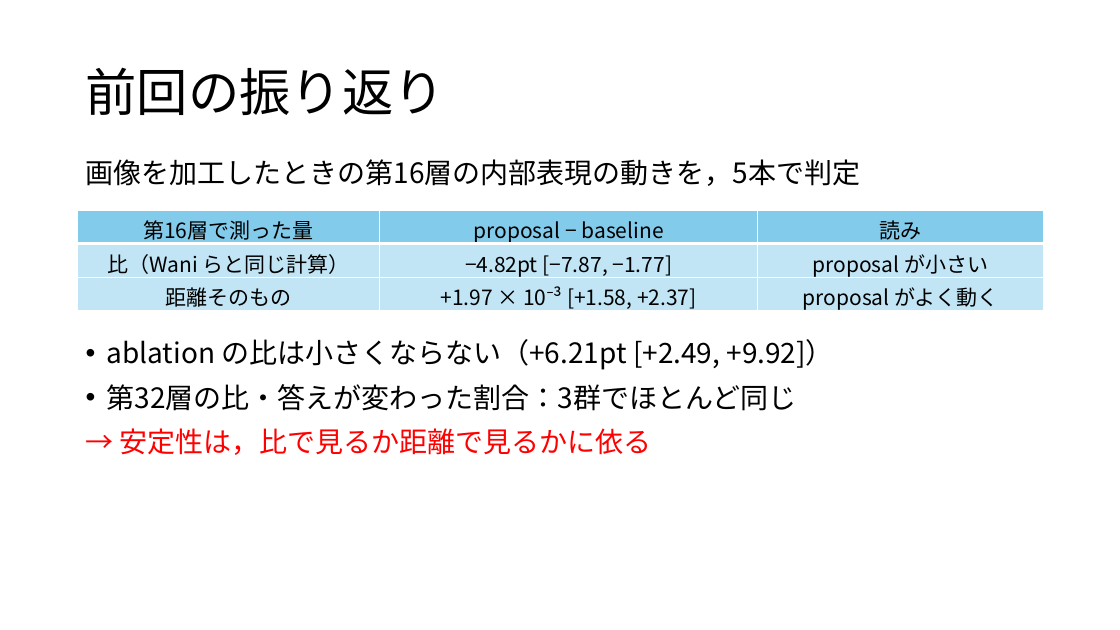
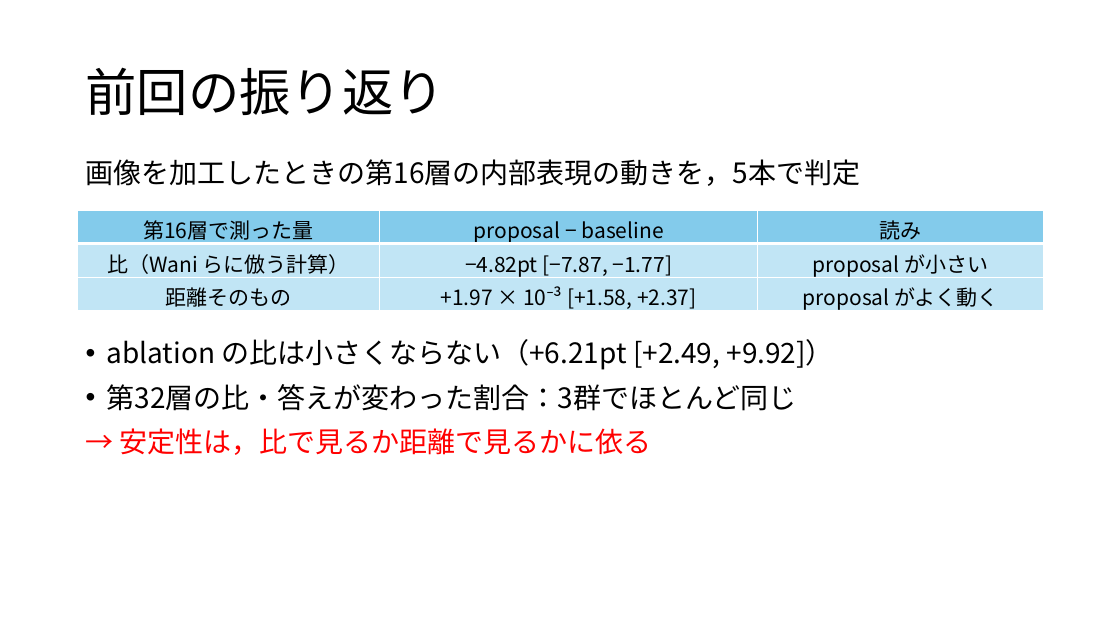
Before and after one commit to tomoking2004/cotar, a slide deck: slide 2 of presentations/20261113_進捗報告.pptx. Drawn at 1120x630 pixels with LibreOffice and Linux fonts; fonts in the diff are those of the drawing. Boxes give left, top, right and bottom in pixels: in the first picture for what was removed or moved away, otherwise in the second. Text is boxed around its words. In the diff, an @@ line names an element or a change of style, - is before the commit and + after.

Commit message:
docs: refresh the seminar deck with the poster sent on 13 November
- 進捗報告（11/13）：最後のスライドの画像を，11/13 に教授へ送ったポスターに差し替えた．前回の振り返りの表の「比（Wani らと同じ計算）」を「比（Wani らに倣う計算）」に直した——比の分母は Wani らの無関係な画像の対でなく，画像だけ替えたときの距離である
- principles.md：§1 の出典の例を同じく「Wani らに倣う計算」にした

```diff
--- a/presentations/20261113_進捗報告.pptx
+++ b/presentations/20261113_進捗報告.pptx
@@ table at [77,210,1044,314] @@
-row 2, column 1: 比（Wani らと同じ計算）
+row 2, column 1: 比（Wani らに倣う計算）
```
Also in this commit, not shown: 1 other file.
